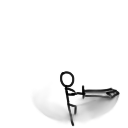
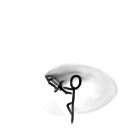
Comparing the layer stacks of the two 128x128 images. Changes:
showed "Layer 34" over (x1=40, y1=62, x2=120, y2=125)
hid "Layer 32" over (x1=31, y1=71, x2=120, y2=127)
